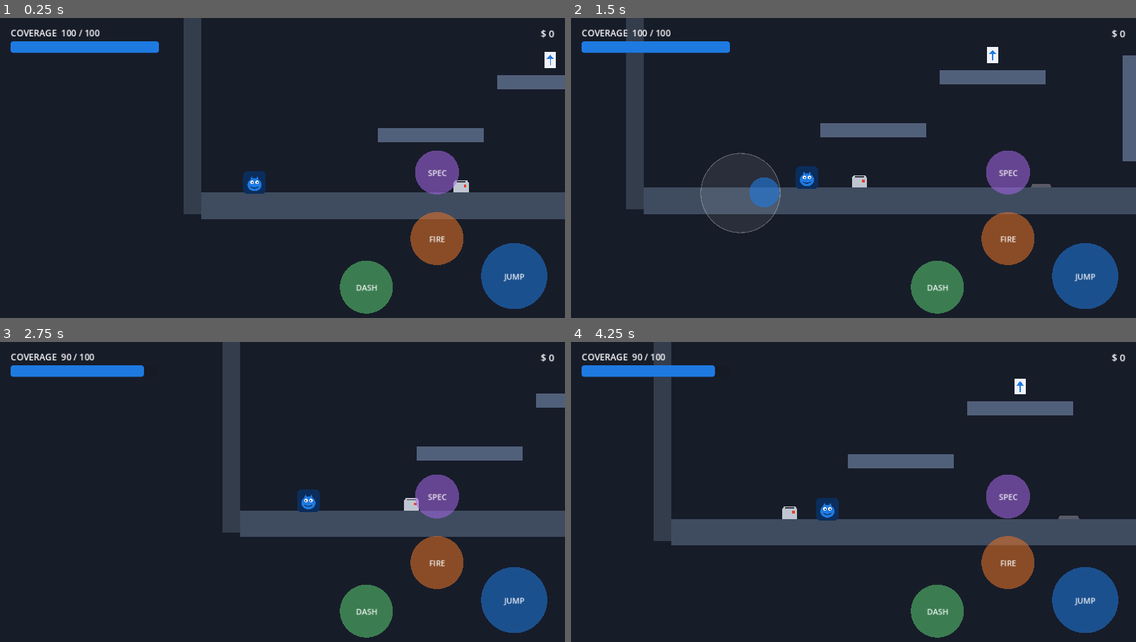
Above: before the commit, frames 1-4 (two rows, left to right).
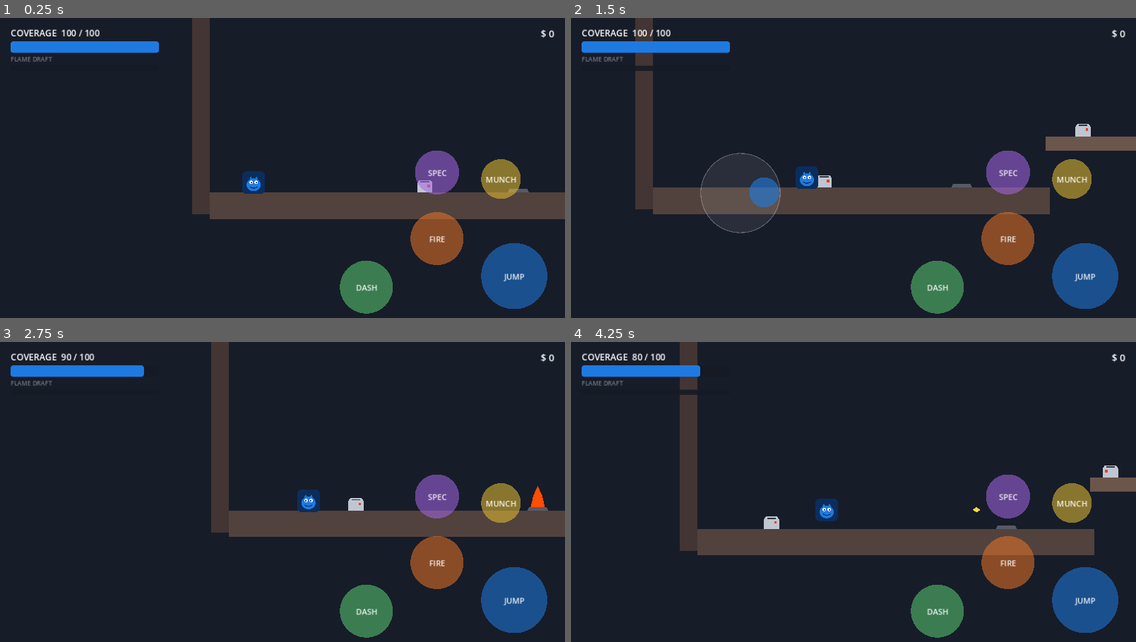
Above: after the commit, the same moments.

Repository: Yothisislogan/WIT-Monster-Risk-Run
Game: Godot game, scene res://scenes/main.tscn
Same seed, same stepped clock (60 frames per second), same inputs: the game is played once before the commit and once after it.
Inputs (mouse positions are in pixels of both pictures, inside the frame that each line leads up to):
- Up to frame 1 (0.25 s): no input
- Up to frame 2 (1.5 s): move the mouse to (977, 162) at 0.52 s; hold D (move_right) 0.53-1.25 s; tap L (special) at 0.6 s; click (977, 162) at 0.67 s; tap Space (jump) at 0.77 s; tap E (munch, bound only after the commit) at 0.8 s; drag from (740, 192) to (887, 189) at 1.27 s
- Up to frame 3 (2.75 s): move the mouse to (339, 432) at 2.02 s; hold A (move_left) from 2.03 s (still down); tap J (attack) at 2.1 s; click (339, 432) at 2.17 s; tap E (munch, bound only after the commit) at 2.3 s
- Up to frame 4 (4.25 s): release A (move_left) at 2.75 s; drag from (825, 564) to (684, 453) at 2.77 s; move the mouse to (1023, 549) at 3.52 s; hold D (move_right) from 3.53 s (still down); tap L (special) at 3.6 s; click (1023, 549) at 3.67 s; tap Space (jump) at 3.77 s; tap E (munch, bound only after the commit) at 3.8 s

The runs differ from the first frame. In frame 1, 11% of the frame differs, in the area x 2-100%, y 0-68%; in frame 2, 14%; in frame 3, 10%; in frame 4, 16%, in the area x 2-100%, y 0-72%.

Commit message:
Add Monster Munch, Flame Draft ability, and randomized room sequencing
- Monster Munch: enemies below 40% health become weakened (green tint)
  and can be consumed to restore Coverage and charge the ability meter;
  new munch input action (E / right shoulder / touch button)
- Flame Draft: equipped boss ability spends meter energy to fire a
  piercing blast that ignites enemies with burn damage over time
- Boss ability meter in HUD, charged by defeats and Munch
- Room pool shuffled into a per-run sequence, saved with the run so
  resuming never re-rolls; added a third room module (gap crossing)
- Claim report now tracks enemies consumed

Co-Authored-By: Claude Fable 5 <noreply@anthropic.com>
Claude-Session: https://claude.ai/code/session_01KL9N9RcnY6sMebCLjmzeUt

Diff:
--- a/project.godot
+++ b/project.godot
@@ -85,6 +85,12 @@
 , Object(InputEventJoypadButton,"resource_local_to_scene":false,"resource_name":"","device":-1,"button_index":3,"pressure":0.0,"pressed":false,"script":null)
 ]
 }
+munch={
+"deadzone": 0.2,
+"events": [Object(InputEventKey,"resource_local_to_scene":false,"resource_name":"","device":-1,"window_id":0,"alt_pressed":false,"shift_pressed":false,"ctrl_pressed":false,"meta_pressed":false,"pressed":false,"keycode":0,"physical_keycode":69,"key_label":0,"unicode":0,"location":0,"echo":false,"script":null)
+, Object(InputEventJoypadButton,"resource_local_to_scene":false,"resource_name":"","device":-1,"button_index":10,"pressure":0.0,"pressed":false,"script":null)
+]
+}
 pause={
 "deadzone": 0.2,
 "events": [Object(InputEventKey,"resource_local_to_scene":false,"resource_name":"","device":-1,"window_id":0,"alt_press …(195 unchanged characters)…
--- /dev/null
+++ b/scenes/player/flame_projectile.tscn
@@ -0,0 +1,26 @@
+[gd_scene load_steps=3 format=3 uid="uid://witflame00001"]
+
+[ext_resource type="Script" path="res://scripts/weapons/flame_projectile.gd" id="1_script"]
+
+[sub_resource type="CircleShape2D" id="CircleShape2D_flame"]
+radius = 10.0
+
+[node name="FlameProjectile" type="Area2D"]
+collision_layer = 8
+collision_mask = 5
+script = ExtResource("1_script")
+speed = 620.0
+lifetime = 0.9
+
+[node name="Collision" type="CollisionShape2D" parent="."]
+shape = SubResource("CircleShape2D_flame")
+
+[node name="Visual" type="Polygon2D" parent="."]
+polygon = PackedVector2Array(-14, 0, -6, -8, 6, -6, 14, 0, 6, 6, -6, 8)
+color = Color(1, 0.5, 0.12, 1)
+
+[node name="Core" type="Polygon2D" parent="."]
+polygon = PackedVector2Array(-6, 0, 0, -4, 7, 0, 0, 4)
+color = Color(1, 0.85, 0.3, 1)
+
+[connection signal="body_entered" from="." to="." method="_on_body_entered"]
--- a/scenes/player/player.tscn
+++ b/scenes/player/player.tscn
@@ -1,14 +1,18 @@
-[gd_scene load_steps=7 format=3 uid="uid://witplayer00001"]
+[gd_scene load_steps=9 format=3 uid="uid://witplayer00001"]
 
 [ext_resource type="Script" path="res://scripts/player/player.gd" id="1_player"]
 [ext_resource type="Texture2D" path="res://icon.svg" id="2_icon"]
 [ext_resource type="Script" path="res://scripts/weapons/projectile_pool.gd" id="3_pool"]
 [ext_resource type="PackedScene" path="res://scenes/player/projectile.tscn" id="4_proj"]
 [ext_resource type="Script" path="res://scripts/player/camera_rig.gd" id="5_cam"]
+[ext_resource type="PackedScene" path="res://scenes/player/flame_projectile.tscn" id="6_flame"]
 
 [sub_resource type="CapsuleShape2D" id="CapsuleShape2D_body"]
 radius = 14.0
 height = 44.0
+
+[sub_resource type="CircleShape2D" id="CircleShape2D_munch"]
+radius = 64.0
 
 [node name="Player" type="CharacterBody2D"]
 collision_layer = 2
@@ -29,6 +33,18 @@
 script = ExtResource("3_pool")
 projectile_scene = ExtResource("4_proj")
 
+[node name="FlamePool" type="Node" parent="."]
+script = ExtResource("3_pool")
+projectile_scene = ExtResource("6_flame")
+initial_size = 3
+
+[node name="MunchArea" type="Area2D" parent="."]
+collision_layer = 0
+collision_mask = 4
+
+[node name="Collision" type="CollisionShape2D" parent="MunchArea"]
+shape = SubResource("CircleShape2D_munch")
+
 [node name="Camera" type="Camera2D" parent="."]
 position_smoothing_enabled = true
 position_smoothing_speed = 8.0
--- /dev/null
+++ b/scenes/rooms/test_room_c.tscn
@@ -0,0 +1,119 @@
+[gd_scene load_steps=10 format=3 uid="uid://witroomc00001"]
+
+[ext_resource type="Script" path="res://scripts/rooms/room.gd" id="1_room"]
+[ext_resource type="PackedScene" path="res://scenes/enemies/toaster_trooper.tscn" id="2_trooper"]
+[ext_resource type="PackedScene" path="res://scenes/hazards/heat_vent.tscn" id="3_vent"]
+[ext_resource type="PackedScene" path="res://scenes/rooms/pickup_policy_card.tscn" id="4_pickup"]
+
+[sub_resource type="RectangleShape2D" id="rect_floor_l"]
+size = Vector2(600, 60)
+
+[sub_resource type="RectangleShape2D" id="rect_floor_r"]
+size = Vector2(700, 60)
+
+[sub_resource type="RectangleShape2D" id="rect_plat"]
+size = Vector2(200, 32)
+
+[sub_resource type="RectangleShape2D" id="rect_wall"]
+size = Vector2(40, 700)
+
+[sub_resource type="RectangleShape2D" id="rect_exit"]
+size = Vector2(48, 96)
+
+[node name="TestRoomC" type="Node2D"]
+script = ExtResource("1_room")
+
+[node name="SpawnPoint" type="Marker2D" parent="."]
+position = Vector2(100, 540)
+
+[node name="Platforms" type="Node2D" parent="."]
+
+[node name="FloorLeft" type="StaticBody2D" parent="Platforms"]
+position = Vector2(300, 630)
+
+[node name="Shape" type="CollisionShape2D" parent="Platforms/FloorLeft"]
+shape = SubResource("rect_floor_l")
+
+[node name="Visual" type="Polygon2D" parent="Platforms/FloorLeft"]
+polygon = PackedVector2Array(-300, -30, 300, -30, 300, 30, -300, 30)
+color = Color(0.22, 0.32, 0.3, 1)
+
+[node name="FloorRight" type="StaticBody2D" parent="Platforms"]
+position = Vector2(1250, 630)
+
+[node name="Shape" type="CollisionShape2D" parent="Platforms/FloorRight"]
+shape = SubResource("rect_floor_r")
+
+[node name="Visual" type="Polygon2D" parent="Platforms/FloorRight"]
+polygon = PackedVector2Array(-350, -30, 350, -30, 350, 30, -350, 30)
+color = Color(0.22, 0.32, 0.3, 1)
+
+[node name="WallLeft" type="StaticBody2D" parent="Platforms"]
+position = Vector2(-20, 300)
+
+[node name="Shape" type="CollisionShape2D" parent="Platforms/WallLeft"]
+shape = SubResource("rect_wall")
+
+[node name="Visual" type="Polygon2D" parent="Platforms/WallLeft"]
+polygon = PackedVector2Array(-20, -350, 20, -350, 20, 350, -20, 350)
+color = Color(0.17, 0.25, 0.24, 1)
+
+[node name="WallRight" type="StaticBody2D" parent="Platforms"]
+position = Vector2(1620, 300)
+
+[node name="Shape" type="CollisionShape2D" parent="Platforms/WallRight"]
+shape = SubResource("rect_wall")
+
+[node name="Visual" type="Polygon2D" parent="Platforms/WallRight"]
+polygon = PackedVector2Array(-20, -350, 20, -350, 20, 350, -20, 350)
+color = Color(0.17, 0.25, 0.24, 1)
+
+[node name="GapBridge" type="StaticBody2D" parent="Platforms"]
+position = Vector2(750, 500)
+
+[node name="Shape" type="CollisionShape2D" parent="Platforms/GapBridge"]
+shape = SubResource("rect_plat")
+
+[node name="Visual" type="Polygon2D" parent="Platforms/GapBridge"]
+polygon = PackedVector2Array(-100, -16, 100, -16, 100, 16, -100, 16)
+color = Color(0.3, 0.42, 0.4, 1)
+
+[node name="HighLedge" type="StaticBody2D" parent="Platforms"]
+position = Vector2(1150, 440)
+
+[node name="Shape" type="CollisionShape2D" parent="Platforms/HighLedge"]
+shape = SubResource("rect_plat")
+
+[node name="Visual" type="Polygon2D" parent="Platforms/HighLedge"]
+polygon = PackedVector2Array(-100, -16, 100, -16, 100, 16, -100, 16)
+color = Color(0.3, 0.42, 0.4, 1)
+
+[node name="Enemies" type="Node2D" parent="."]
+
+[node name="ToasterTrooper1" parent="Enemies" instance=ExtResource("2_trooper")]
+position = Vector2(400, 580)
+
+[node name="ToasterTrooper2" parent="Enemies" instance=ExtResource("2_trooper")]
+position = Vector2(1150, 400)
+
+[node name="Hazards" type="Node2D" parent="."]
+
+[node name="HeatVent" parent="Hazards" instance=ExtResource("3_vent")]
+position = Vector2(1020, 600)
+
+[node name="Pickups" type="Node2D" parent="."]
+
+[node name="PickupPolicyCard" parent="Pickups" instance=ExtResource("4_pickup")]
+position = Vector2(750, 440)
+
+[node name="Exit" type="Area2D" parent="."]
+position = Vector2(1560, 550)
+collision_layer = 0
+collision_mask = 2
+
+[node name="Shape" type="CollisionShape2D" parent="Exit"]
+shape = SubResource("rect_exit")
+
+[node name="Visual" type="Polygon2D" parent="Exit"]
+polygon = PackedVector2Array(-24, -48, 24, -48, 24, 48, -24, 48)
+color = Color(0.12, 0.48, 0.88, 1)
--- a/scenes/ui/hud.tscn
+++ b/scenes/ui/hud.tscn
@@ -18,6 +18,13 @@
 
 [sub_resource type="StyleBoxFlat" id="style_charge_fill"]
 bg_color = Color(1, 0.85, 0.2, 1)
+corner_radius_top_left = 4
+corner_radius_top_right = 4
+corner_radius_bottom_right = 4
+corner_radius_bottom_left = 4
+
+[sub_resource type="StyleBoxFlat" id="style_ability_fill"]
+bg_color = Color(1, 0.5, 0.12, 1)
 corner_radius_top_left = 4
 corner_radius_top_right = 4
 corner_radius_bottom_right = 4
@@ -60,6 +67,21 @@
 theme_override_styles/fill = SubResource("style_charge_fill")
 max_value = 1.0
 step = 0.01
+show_percentage = false
+
+[node name="AbilityLabel" type="Label" parent="Root/CoverageBox"]
+unique_name_in_owner = true
+modulate = Color(1, 1, 1, 0.4)
+theme_override_font_sizes/font_size = 14
+text = "FLAME DRAFT"
+
+[node name="AbilityBar" type="ProgressBar" parent="Root/CoverageBox"]
+unique_name_in_owner = true
+custom_minimum_size = Vector2(220, 12)
+theme_override_styles/background = SubResource("style_bar_bg")
+theme_override_styles/fill = SubResource("style_ability_fill")
+max_value = 100.0
+value = 0.0
 show_percentage = false
 
 [node name="ShieldLabel" type="Label" parent="Root/CoverageBox"]
--- a/scenes/ui/touch_controls.tscn
+++ b/scenes/ui/touch_controls.tscn
@@ -82,3 +82,19 @@
 label_text = "SPEC"
 button_color = Color(0.65, 0.4, 0.9, 0.55)
 pressed_color = Color(0.65, 0.4, 0.9, 0.9)
+
+[node name="MunchButton" type="Control" parent="Root"]
+anchor_left = 1.0
+anchor_top = 1.0
+anchor_right = 1.0
+anchor_bottom = 1.0
+offset_left = -190.0
+offset_top = -400.0
+offset_right = -100.0
+offset_bottom = -310.0
+mouse_filter = 2
+script = ExtResource("3_button")
+action = &"munch"
+label_text = "MUNCH"
+button_color = Color(0.9, 0.75, 0.2, 0.55)
+pressed_color = Color(0.9, 0.75, 0.2, 0.9)
--- a/scripts/autoload/events.gd
+++ b/scripts/autoload/events.gd
@@ -8,6 +8,7 @@
 signal player_died(cause: String)
 signal shield_changed(active: bool)
 signal charge_changed(ratio: float)
+signal ability_energy_changed(current: float, maximum: float)
 
 # Economy / upgrades
 signal currency_changed(amount: int)
--- a/scripts/autoload/game_manager.gd
+++ b/scripts/autoload/game_manager.gd
@@ -3,19 +3,25 @@
 ## checkpoint after every completed room so mobile players can close the app
 ## and resume (GAME_DESIGN.md §5, §17, §24).
 
-## Handcrafted room modules for the prototype. The roguelite framework
-## (Phase 3) will replace this with randomized sequencing per Risk Zone.
-const ROOM_SEQUENCE: Array[String] = [
+## Pool of handcrafted room modules. Each run shuffles the pool into a
+## sequence (§12: randomize order, never individual platforms). The
+## sequence is saved with the run so resuming never re-rolls a room (§17).
+const ROOM_POOL: Array[String] = [
 	"res://scenes/rooms/test_room_a.tscn",
 	"res://scenes/rooms/test_room_b.tscn",
+	"res://scenes/rooms/test_room_c.tscn",
 ]
 
 const BASE_COVERAGE := 100
+const MAX_ABILITY_ENERGY := 100.0
+const ABILITY_COST := 40.0
 
 var max_coverage: int = BASE_COVERAGE
 var coverage: int = BASE_COVERAGE
 var currency: int = 0
 var umbrella_active: bool = false  # Umbrella Coverage: blocks one hit
+var ability_energy: float = 0.0  # fuels the equipped boss ability (Flame Draft)
+var room_sequence: Array = []
 var room_index: int = 0
 var run_active: bool = false
 var last_damage_source: String = "unknown peril"
@@ -24,6 +30,7 @@
 	"rooms_completed": 0,
 	"damage_taken": 0,
 	"enemies_defeated": 0,
+	"enemies_consumed": 0,
 }
 
 
@@ -47,14 +54,16 @@
 	coverage = max_coverage
 	currency = 0
 	umbrella_active = false
+	ability_energy = 0.0
+	room_sequence = ROOM_POOL.duplicate()
+	room_sequence.shuffle()
 	room_index = 0
 	run_active = true
 	last_damage_source = "unknown peril"
-	stats = {"rooms_completed": 0, "damage_taken": 0, "enemies_defeated": 0}
+	stats = {"rooms_completed": 0, "damage_taken": 0, "enemies_defeated": 0, "enemies_consumed": 0}
 	SaveManager.clear_run()
 	Events.run_started.emit()
-	Events.coverage_changed.emit(coverage, max_coverage)
-	Events.currency_changed.emit(currency)
+	_emit_state()
 
 
 func resume_run() -> bool:
@@ -65,17 +74,29 @@
 	coverage = int(run.get("coverage", max_coverage))
 	currency = int(run.get("currency", 0))
 	umbrella_active = bool(run.get("umbrella_active", false))
-	room_index = clampi(int(run.get("room_index", 0)), 0, ROOM_SEQUENCE.size() - 1)
+	ability_energy = clampf(float(run.get("ability_energy", 0.0)), 0.0, MAX_ABILITY_ENERGY)
+	# Drop any rooms that no longer exist in the pool (renamed between builds).
+	room_sequence = run.get("room_sequence", []).filter(func(p: Variant) -> bool: return p in ROOM_POOL)
+	if room_sequence.is_empty():
+		room_sequence = ROOM_POOL.duplicate()
+		room_sequence.shuffle()
+	room_index = clampi(int(run.get("room_index", 0)), 0, room_sequence.size() - 1)
 	stats = run.get("stats", stats)
 	run_active = true
 	Events.run_started.emit()
+	_emit_state()
+	return true
+
+
+func _emit_state() -> void:
 	Events.coverage_changed.emit(coverage, max_coverage)
 	Events.currency_changed.emit(currency)
-	return true
+	Events.shield_changed.emit(umbrella_active)
+	Events.ability_energy_changed.emit(ability_energy, MAX_ABILITY_ENERGY)
 
 
 func current_room_path() -> String:
-	return ROOM_SEQUENCE[room_index]
+	return room_sequence[room_index]
 
 
 ## Called when the exit door of a room is reached. Saves a checkpoint at the
@@ -83,7 +104,7 @@
 func complete_room() -> void:
 	stats["rooms_completed"] = int(stats["rooms_completed"]) + 1
 	Events.room_completed.emit(current_room_path())
-	if room_index + 1 >= ROOM_SEQUENCE.size():
+	if room_index + 1 >= room_sequence.size():
 		end_run(true)
 		return
 	room_index += 1
@@ -96,6 +117,8 @@
 		"coverage": coverage,
 		"currency": currency,
 		"umbrella_active": umbrella_active,
+		"ability_energy": ability_energy,
+		"room_sequence": room_sequence,
 		"room_index": room_index,
 		"stats": stats,
 	})
@@ -148,6 +171,28 @@
 
 func record_enemy_defeated() -> void:
 	stats["enemies_defeated"] = int(stats["enemies_defeated"]) + 1
+	add_ability_energy(10.0)
+
+
+## Monster Munch (§7): consuming a weakened enemy restores a little
+## Coverage and charges the boss ability meter.
+func record_enemy_consumed() -> void:
+	stats["enemies_consumed"] = int(stats["enemies_consumed"]) + 1
+	heal(10)
+	add_ability_energy(25.0)
+
+
+func add_ability_energy(amount: float) -> void:
+	ability_energy = clampf(ability_energy + amount, 0.0, MAX_ABILITY_ENERGY)
+	Events.ability_energy_changed.emit(ability_energy, MAX_ABILITY_ENERGY)
+
+
+func try_spend_ability_energy(cost: float = ABILITY_COST) -> bool:
+	if ability_energy < cost:
+		return false
+	ability_energy -= cost
+	Events.ability_energy_changed.emit(ability_energy, MAX_ABILITY_ENERGY)
+	return true
 
 
 # --- Claim report ----------------------------------------------------------
@@ -161,6 +206,7 @@
 		"rooms_completed": rooms,
 		"damage_taken": taken,
 		"enemies_defeated": int(stats["enemies_defeated"]),
+		"enemies_consumed": int(stats["enemies_consumed"]),
 		"estimated_property_damage": property_damage,
 		"claim_status": "Approved. Somehow." if victory else "Under review.",
 		"victory": victory,
--- a/scripts/enemies/enemy_base.gd
+++ b/scripts/enemies/enemy_base.gd
@@ -7,11 +7,18 @@
 @export var contact_damage: int = 10
 @export var currency_reward: int = 5
 @export var defeat_source: String = "unknown enemy"
+## Below this health fraction the enemy is weakened and can be Munched (§7).
+@export var weaken_ratio: float = 0.4
 
 var health: int
+var weakened: bool = false
+var burn_ticks: int = 0
+var burn_damage: int = 0
 
 @onready var hitbox: Area2D = $Hitbox
 @onready var visibility_notifier: VisibleOnScreenNotifier2D = $OnScreen
+
+var _burn_timer: Timer
 
 
 func _ready() -> void:
@@ -21,6 +28,10 @@
 	visibility_notifier.screen_entered.connect(func() -> void: set_physics_process(true))
 	visibility_notifier.screen_exited.connect(func() -> void: set_physics_process(false))
 	set_physics_process(false)
+	_burn_timer = Timer.new()
+	_burn_timer.wait_time = 0.5
+	_burn_timer.timeout.connect(_on_burn_tick)
+	add_child(_burn_timer)
 
 
 func _on_hitbox_body_entered(body: Node2D) -> void:
@@ -33,6 +44,37 @@
 	_on_damaged()
 	if health <= 0:
 		die()
+	elif not weakened and health <= int(max_health * weaken_ratio):
+		weakened = true
+		_on_weakened()
+
+
+## Flame Draft ignites enemies (§12): periodic damage over a few ticks.
+func apply_burn(damage_per_tick: int, ticks: int) -> void:
+	burn_damage = maxi(burn_damage, damage_per_tick)
+	burn_ticks = maxi(burn_ticks, ticks)
+	_on_burn_changed(true)
+	_burn_timer.start()
+
+
+func _on_burn_tick() -> void:
+	if burn_ticks <= 0:
+		_burn_timer.stop()
+		_on_burn_changed(false)
+		return
+	burn_ticks -= 1
+	take_damage(burn_damage)
+
+
+## Monster Munch: only weakened enemies can be consumed (§7).
+func can_be_munched() -> bool:
+	return weakened
+
+
+func consume() -> void:
+	GameManager.record_enemy_consumed()
+	GameManager.add_currency(currency_reward)
+	queue_free()
 
 
 ## Override for hit feedback (flash, sound, knockback).
@@ -40,6 +82,16 @@
 	pass
 
 
+## Override to show the munchable state (tint, wobble).
+func _on_weakened() -> void:
+	pass
+
+
+## Override to show/clear the ignited state.
+func _on_burn_changed(_burning: bool) -> void:
+	pass
+
+
 func die() -> void:
 	GameManager.record_enemy_defeated()
 	GameManager.add_currency(currency_reward)
--- a/scripts/enemies/toaster_trooper.gd
+++ b/scripts/enemies/toaster_trooper.gd
@@ -24,7 +24,23 @@
 	move_and_slide()
 
 
+var _base_tint := Color.WHITE
+
+
 func _on_damaged() -> void:
 	visual.modulate = Color(3.0, 3.0, 3.0)
 	var tween := create_tween()
-	tween.tween_property(visual, "modulate", Color.WHITE, 0.15)
+	tween.tween_property(visual, "modulate", _base_tint, 0.15)
+
+
+func _on_weakened() -> void:
+	# Green tint signals "munchable" — readable at a glance on a phone.
+	_base_tint = Color(0.6, 1.0, 0.65)
+
+
+func _on_burn_changed(burning: bool) -> void:
+	if burning:
+		_base_tint = Color(1.0, 0.55, 0.3)
+	else:
+		_base_tint = Color(0.6, 1.0, 0.65) if weakened else Color.WHITE
+	visual.modulate = _base_tint
--- a/scripts/player/player.gd
+++ b/scripts/player/player.gd
@@ -40,9 +40,14 @@
 @export var invulnerability_time: float = 0.8
 @export var hurt_knockback: Vector2 = Vector2(260.0, -300.0)
 
+# --- Flame Draft (equipped boss ability, §12) ---
+@export var flame_damage: int = 25
+
 @onready var sprite: Node2D = $Sprite
 @onready var muzzle: Marker2D = $Muzzle
 @onready var projectile_pool: Node = $ProjectilePool
+@onready var flame_pool: Node = $FlamePool
+@onready var munch_area: Area2D = $MunchArea
 
 var facing: int = 1
 var coyote_timer: float = 0.0
@@ -62,6 +67,7 @@
 
 var invulnerability_timer: float = 0.0
 var base_sprite_scale: Vector2 = Vector2.ONE
+var _pop_tween: Tween
 
 
 func _ready() -> void:
@@ -82,6 +88,8 @@
 		_try_dash()
 
 	_process_weapon(delta)
+	_process_ability()
+	_process_munch()
 	move_and_slide()
 	_after_move()
 	_update_visuals(delta)
@@ -201,6 +209,34 @@
 	projectile.launch(muzzle.global_position, facing, damage, pierce)
 
 
+## Flame Draft: costs ability energy, pierces, and ignites what it hits.
+func _process_ability() -> void:
+	if not Input.is_action_just_pressed("special"):
+		return
+	if not GameManager.try_spend_ability_energy():
+		return
+	var flame: Node2D = flame_pool.acquire()
+	flame.launch(muzzle.global_position, facing, flame_damage, true)
+
+
+## Monster Munch: consume a nearby weakened enemy (§7).
+func _process_munch() -> void:
+	if not Input.is_action_just_pressed("munch"):
+		return
+	for body in munch_area.get_overlapping_bodies():
+		if body.has_method("can_be_munched") and body.can_be_munched():
+			body.consume()
+			_munch_pop()
+			return
+
+
+func _munch_pop() -> void:
+	sprite.scale = base_sprite_scale * Vector2(1.25 * facing, 0.8)
+	_pop_tween = create_tween()
+	_pop_tween.tween_property(sprite, "scale",
+			Vector2(base_sprite_scale.x * facing, base_sprite_scale.y), 0.2)
+
+
 func _after_move() -> void:
 	if is_on_floor():
 		coyote_timer = coyote_time
@@ -208,15 +244,18 @@
 
 
 func _update_visuals(delta: float) -> void:
-	sprite.scale.x = base_sprite_scale.x * facing
 	muzzle.position.x = absf(muzzle.position.x) * facing
+	var pop_active := _pop_tween != null and _pop_tween.is_running()
+	if not pop_active:
+		sprite.scale.x = base_sprite_scale.x * facing
 	# Damage feedback: flash while invulnerable, squash slightly at full charge.
 	if invulnerability_timer > 0.0:
 		sprite.modulate.a = 0.4 if fmod(invulnerability_timer, 0.2) > 0.1 else 1.0
 	else:
 		sprite.modulate.a = 1.0
-	var squash := 0.85 if charging and charge_timer >= charge_time else 1.0
-	sprite.scale.y = move_toward(sprite.scale.y, base_sprite_scale.y * squash, 2.0 * delta)
+	if not pop_active:
+		var squash := 0.85 if charging and charge_timer >= charge_time else 1.0
+		sprite.scale.y = move_toward(sprite.scale.y, base_sprite_scale.y * squash, 2.0 * delta)
 
 
 ## Entry point for enemies and hazards. I-frames live here; run-level
--- a/scripts/ui/hud.gd
+++ b/scripts/ui/hud.gd
@@ -9,6 +9,8 @@
 @onready var coverage_label: Label = %CoverageLabel
 @onready var charge_bar: ProgressBar = %ChargeBar
 @onready var shield_label: Label = %ShieldLabel
+@onready var ability_bar: ProgressBar = %AbilityBar
+@onready var ability_label: Label = %AbilityLabel
 @onready var currency_label: Label = %CurrencyLabel
 @onready var claim_panel: PanelContainer = %ClaimPanel
 @onready var claim_text: Label = %ClaimText
@@ -25,6 +27,7 @@
 	Events.charge_changed.connect(_on_charge_changed)
 	Events.currency_changed.connect(_on_currency_changed)
 	Events.shield_changed.connect(_on_shield_changed)
+	Events.ability_energy_changed.connect(_on_ability_energy_changed)
 	Events.run_started.connect(_on_run_started)
 	Events.run_ended.connect(_on_run_ended)
 	restart_button.pressed.connect(func() -> void:
@@ -68,6 +71,15 @@
 	shield_label.visible = active
 
 
+func _on_ability_energy_changed(current: float, maximum: float) -> void:
+	ability_bar.max_value = maximum
+	ability_bar.value = current
+	# Bright label = ready to fire; dim = still charging (colorblind-safe
+	# because the bar length carries the same information).
+	var ready := current >= GameManager.ABILITY_COST
+	ability_label.modulate = Color.WHITE if ready else Color(1, 1, 1, 0.4)
+
+
 func _on_run_started() -> void:
 	claim_panel.visible = false
 
--- /dev/null
+++ b/scripts/weapons/flame_projectile.gd
@@ -0,0 +1,12 @@
+extends "res://scripts/weapons/projectile.gd"
+## Flame Draft (GAME_DESIGN.md §12): the Inferno Adjuster's absorbed
+## ability. A piercing fire blast that ignites enemies it passes through.
+
+@export var burn_damage_per_tick: int = 5
+@export var burn_tick_count: int = 4
+
+
+func _on_body_entered(body: Node2D) -> void:
+	if body.has_method("apply_burn"):
+		body.apply_burn(burn_damage_per_tick, burn_tick_count)
+	super._on_body_entered(body)
Not shown: 1 places in scenes/ui/hud.tscn that only renumber resources
